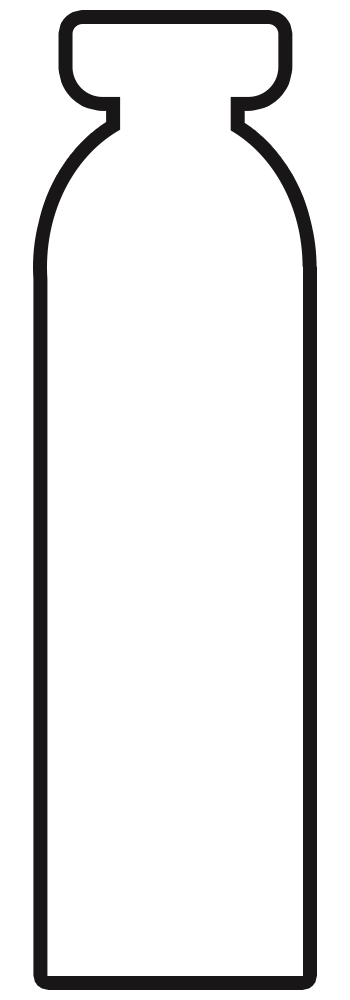
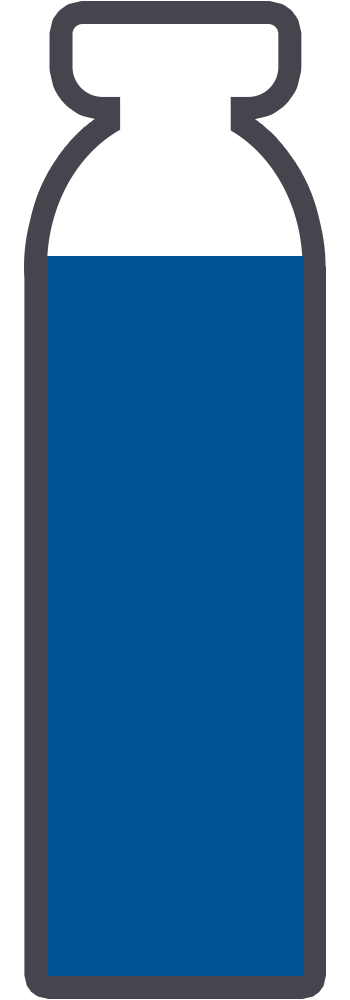
Layers edited between the first and the second w=350, h=1000 image:
added layer "bar" above "tank" over [47, 256, 303, 976]
